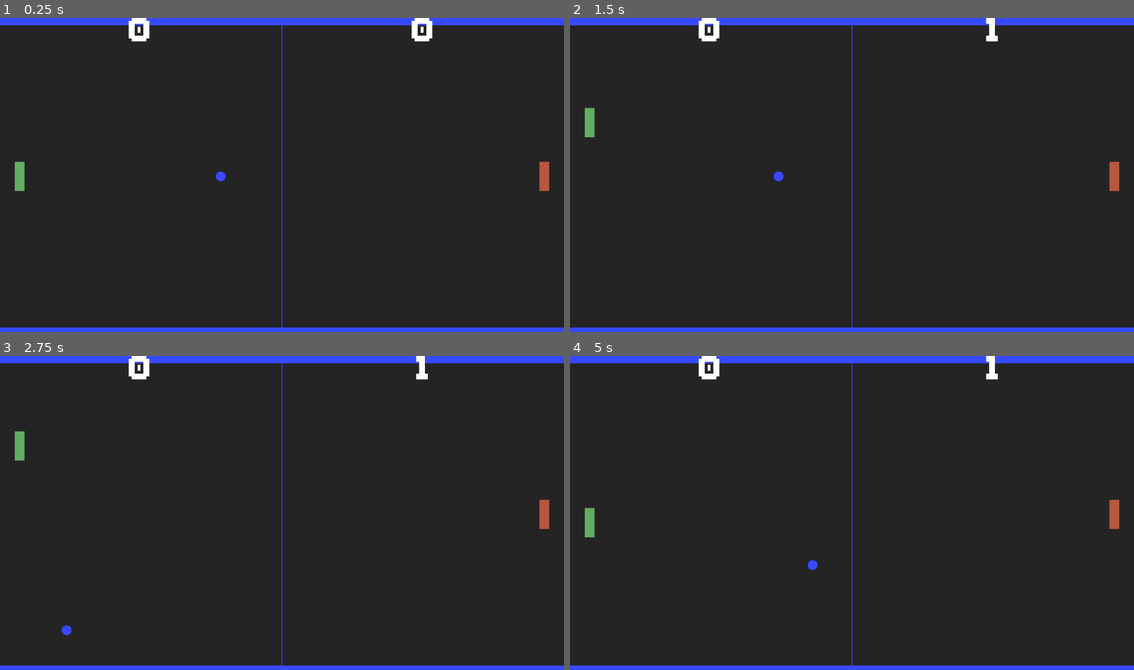
Above: before the commit, frames 1-4 (two rows, left to right).
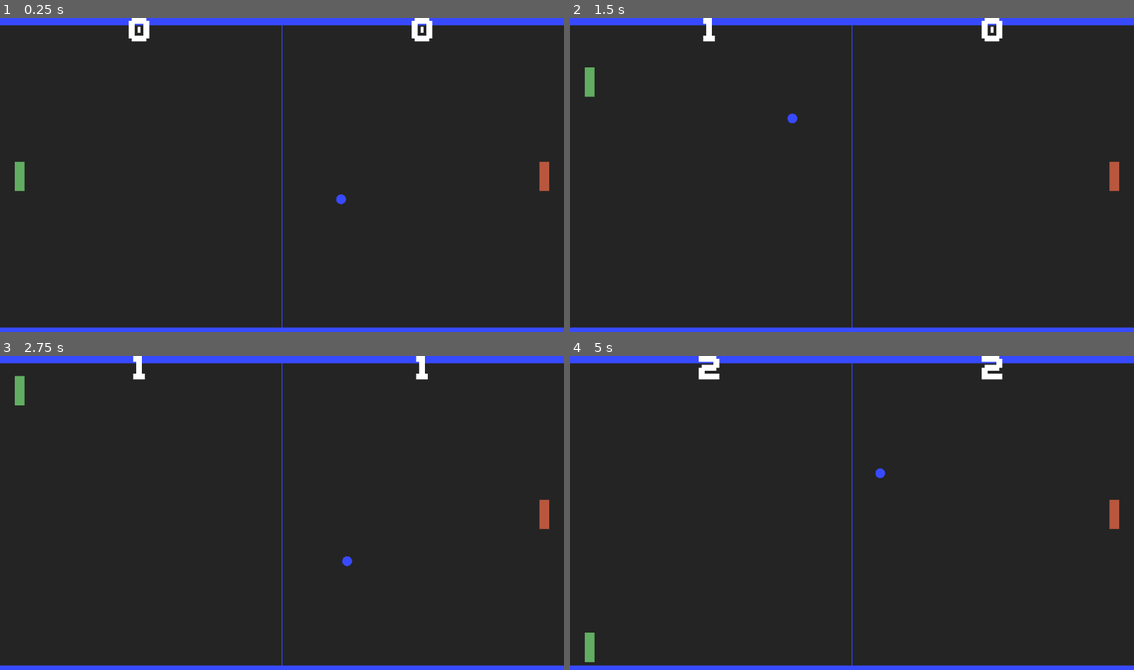
Above: after the commit, the same moments.

Repository: smarthall/20games
Game: Godot game, scene res://board.tscn
The game is run twice, just before and just after one commit, with the same random seed, the same clock (stepped at 60 frames per second) and the same inputs.
Inputs:
- Up to frame 1 (0.25 s): no input
- Up to frame 2 (1.5 s): hold W (LocalUp) 0.53-1.28 s; hold Space (StartGame) 0.53-1.28 s; hold S (LocalDown) from 1.28 s (still down); tap Space (StartGame) at 1.35 s
- Up to frame 3 (2.75 s): release S (LocalDown) at 2.03 s; hold W (LocalUp) from 2.03 s (still down); hold Space (StartGame) from 2.03 s (still down)
- Up to frame 4 (5 s): release Space (StartGame) at 2.78 s; tap Space (StartGame) at 2.85, 4.35 s; release W (LocalUp) at 3.53 s; hold Space (StartGame) 3.53-4.28 s; hold S (LocalDown) from 3.53 s (still down)

The runs differ from the first frame. In frame 1, less than 0.1% of the frame differs, in the area x 38-62%, y 48-60%; in frame 2, 0.8%, in the area x 2-77%, y 0-53%; in frame 3, 0.6%; in frame 4, 0.7%.

Commit message:
Add some randomness to the serve

Diff:
--- a/pong/ball.gd
+++ b/pong/ball.gd
@@ -18,14 +18,7 @@
         direction = direction.bounce(collision.get_normal())
 
     if position.x < -distance_off_screen:
-        reset()
         emit_signal("ball_out_on_left")
 
     elif position.x > get_viewport_rect().size.x + distance_off_screen:
-        reset()
         emit_signal("ball_out_on_right")
-
-func reset():
-    position = get_viewport_rect().size / 2
-    direction = Vector2.LEFT
-    in_motion = true
--- a/pong/board.gd
+++ b/pong/board.gd
@@ -1,14 +1,30 @@
 extends Node2D
+
+enum ServeState {
+	LEFT,
+	RIGHT,
+}
 
 @onready var gui := $CanvasLayer/ScoreGUI
 @onready var ball := $Ball
 
+const winning_score := 6
+
 const left_player_name := "Green"
 const right_player_name := "Red"
 
+const ball_spawn_x = 576.0
+const ball_spawn_min_y = 200.0
+const ball_spawn_max_y = 448.0
+const ball_spawn_direction_fudge = 0.3
+
 var _left_score: int = 0
 var _right_score: int = 0
+var _serve_state: ServeState = ServeState.LEFT
 var _is_game_over: bool = false
+
+func _ready() -> void:
+	_ball_reset()
 
 func _input(event: InputEvent) -> void:
 	if event.is_action_pressed("ui_cancel"):
@@ -16,35 +32,57 @@
 	elif event.is_action_pressed("StartGame") and _is_game_over:
 		_restart_game()
 
+func _on_ball_ball_out_on_right() -> void:
+	_left_score += 1
+	_update_scores()
+	_ball_reset()
+
+func _on_ball_ball_out_on_left() -> void:
+	_right_score += 1
+	_update_scores()
+	_ball_reset()
+
+func _ball_reset() -> void:
+	ball.position = Vector2(ball_spawn_x, randf_range(ball_spawn_min_y, ball_spawn_max_y))
+	ball.direction = _get_serve_direction()
+
+func _update_scores() -> void:
+	gui.left_score = _left_score
+	gui.right_score = _right_score
+
+	if _left_score >= winning_score:
+		_game_over(left_player_name)
+
+	elif _right_score >= winning_score:
+		_game_over(right_player_name)
+
+	else:
+		gui.win_text = ""
+
 func _restart_game() -> void:
 	_left_score = 0
 	_right_score = 0
 	_is_game_over = false
 	_update_scores()
-	ball.reset()
 
-func _on_ball_ball_out_on_right() -> void:
-	_left_score += 1
-	_update_scores()
-
-func _on_ball_ball_out_on_left() -> void:
-	_right_score += 1
-	_update_scores()
-
-func _update_scores() -> void:
-	gui.left_score = _left_score
-	gui.right_score = _right_score
-
-	if _left_score >= 5:
-		_game_over(left_player_name)
-
-	elif _right_score >= 5:
-		_game_over(right_player_name)
-
-	else:
-		gui.win_text = ""
+	ball.in_motion = true
+	_ball_reset()
 
 func _game_over(winner: String) -> void:
 	_is_game_over = true
 	gui.win_text = winner + " Wins"
 	ball.in_motion = false
+
+func _get_serve_direction() -> Vector2:
+	var vector := Vector2.LEFT
+
+	# Player to serve at
+	if _serve_state == ServeState.LEFT:
+		_serve_state = ServeState.RIGHT
+		vector = Vector2.RIGHT
+	else:
+		_serve_state = ServeState.LEFT
+		vector = Vector2.LEFT
+
+	# Fudge factor
+	return vector.rotated(randf_range(-ball_spawn_direction_fudge, ball_spawn_direction_fudge))
--- a/pong/board.tscn
+++ b/pong/board.tscn
@@ -19,12 +19,12 @@
 [node name="LeftPaddle" parent="." instance=ExtResource("1_p0ybc")]
 position = Vector2(40, 324)
 color = Color(0.381413, 0.684276, 0.383954, 1)
-speed = 200.0
+speed = 400.0
 
 [node name="RightPaddle" parent="." instance=ExtResource("1_p0ybc")]
 position = Vector2(1112, 324)
 color = Color(0.721527, 0.342026, 0.242952, 1)
-speed = 200.0
+speed = 400.0
 action_up = "RemoteUp"
 action_down = "RemoteDown"
 
